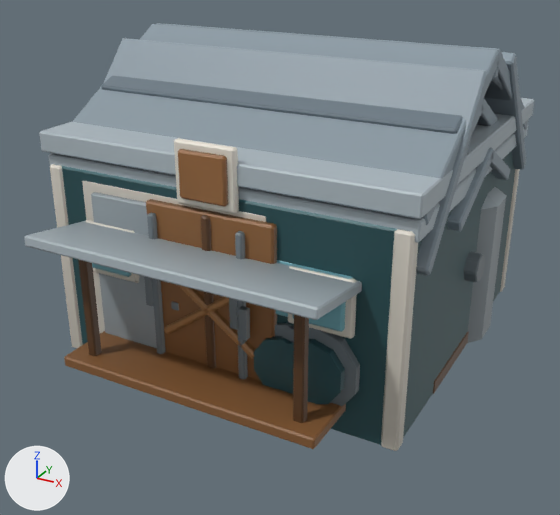
The glTF model apps/game/public/assets/models/buildings.glb: old version first, new version second.
Both versions are drawn from a camera (50 mm lens) standing at (3.63, -7.18, 4.27) and looking at (-0.05, -0.49, 0.92). Arrows for +X, +Y and +Z are at lower left; the lights stay in place. The first picture is the older version. Vertices at exactly the same position are counted once.

Objects in the first picture: 'SM_building_barn', 'SM_building_cold_store', 'SM_building_creamery', 'SM_building_mill', 'SM_building_preserve_kitchen', 'SM_building_worker_hut' and 1 more.
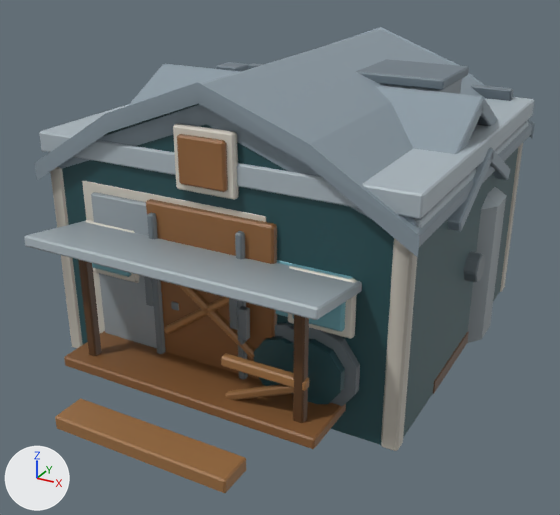
The change, as a list of edits to the scene's bpy script:
```text
Change me_sm_building_barn:
    used by ob_sm_building_barn; location = (0.0, 0.0, 0.0)
    remove me_sm_building_barn.from_pydata(...)  # 488 vertices, 892 faces; spans x -1.96..1.96, y -2.03..1.87, z 0.0..3.11
    add me_sm_building_barn.from_pydata(...)  # 418 vertices, 774 faces; spans x -1.95..1.95, y -2.03..1.96, z 0.0..3.04
    me_sm_building_barn part 1: the loose piece of 24 vertices spanning x -0.31..0.31, y -1.93..-1.85, z 1.94..2.52 is moved by (0.0, 0.0, 0.13)
    me_sm_building_barn part 2: the loose piece of 24 vertices spanning x -0.24..0.24, y -1.98..-1.89, z 2.01..2.45 is moved by (0.0, 0.0, 0.13)
    me_sm_building_barn part 3: the loose piece of 24 vertices spanning x -1.96..1.96, y -1.72..-0.42, z 1.62..3.08 is rebuilt with 52 vertices and now spans x -1.95..1.95, y -1.96..1.96, z 1.9..3.04
    me_sm_building_barn part 4: the loose piece of 24 vertices spanning x -1.89..1.89, y -0.2..1.01, z 2.55..3.11 is deleted
    me_sm_building_barn part 5: the loose piece of 24 vertices spanning x -1.89..1.89, y -1.01..0.2, z 2.55..3.11 is deleted
    me_sm_building_barn part 6: the loose piece of 24 vertices spanning x -0.05..0.05, y -1.96..-1.84, z 0.02..1.88 is deleted
    me_sm_building_barn part 7: 24 vertices removed from x -1.96..1.96, y 0.42..1.72, z 1.62..3.08; 22 vertices added at x -1.92..1.92, y -1.85..1.85, z 2.03..3.0
    me_sm_building_barn part 8: 159 kept faces spanning x -1.87..1.87, y -1.98..1.87, z 0.02..2.05 get new vertex colours; the middle colour goes from light grey #cec9bd to grey #b2aea4
    other edits to the shape of me_sm_building_barn do not show in these pictures
Change me_sm_building_mill:
    used by ob_sm_building_mill; location = (0.0, 0.0, 0.0)
    remove me_sm_building_mill.from_pydata(...)  # 344 vertices, 632 faces; spans x -1.92..1.98, y -1.91..1.76, z 0.0..3.18
    add me_sm_building_mill.from_pydata(...)  # 450 vertices, 838 faces; spans x -1.88..1.98, y -1.91..1.86, z 0.0..2.86
    me_sm_building_mill part 9: the loose piece of 24 vertices spanning x -1.92..1.92, y -1.76..0.04, z 2.06..3.18 is rebuilt with 36 vertices and now spans x -1.88..1.88, y -1.86..1.86, z 1.97..2.86
    me_sm_building_mill part 10: the loose piece of 24 vertices spanning x -1.92..1.92, y -0.04..1.76, z 2.06..3.18 is deleted
    other edits to the shape of me_sm_building_mill do not show in these pictures
Change me_sm_building_worker_hut:
    used by ob_sm_building_worker_hut; location = (0.0, 0.0, 0.0)
    remove me_sm_building_worker_hut.from_pydata(...)  # 392 vertices, 716 faces; spans x -1.83..1.83, y -2.67..1.63, z 0.0..2.74
    add me_sm_building_worker_hut.from_pydata(...)  # 464 vertices, 848 faces; spans x -1.83..1.83, y -3.11..1.63, z 0.0..2.74
    me_sm_building_worker_hut part 11: the loose piece of 24 vertices spanning x -1.36..1.36, y -2.48..-1.7, z 0.25..0.36 is copied, and the copy is scaled about its middle by (0.656, 0.421, 1.33), then moved by (0.0, -0.85, -0.16); it spans x -0.9..0.9, y -3.11..-2.77, z 0.07..0.21
    me_sm_building_worker_hut part 12: the loose piece of 24 vertices spanning x 0.41..1.03, y -1.71..-1.62, z 0.93..1.47 is copied, and the copy is scaled about its middle by (1.35, 1, 0.154), then moved by (0.06, -0.61, -0.48); it spans x 0.37..1.2, y -2.32..-2.23, z 0.67..0.77
    me_sm_building_worker_hut part 13: a new loose piece of 24 vertices spanning x 0.39..1.17, y -2.32..-2.24, z 0.32..0.72, in mat_defaultmaterial_016
```

What differs and where, as boxes (x1, y1, x2, y2) in the pictures (560 x 515 px; the box of a moved part takes in the faces that stretch with it):
'SM_building_barn', reshaped
    before: (50, 38, 526, 451)
    after: (35, 27, 535, 451)
'SM_building_worker_hut', reshaped
    before: (25, 98, 498, 449)
    after: (25, 64, 498, 493)
'SM_building_mill', reshaped (mostly hidden afterwards)
    before: (72, 23, 529, 283)
    after: (58, 62, 485, 283)
part 1 of me_sm_building_barn, moved or reshaped
    before: (174, 138, 239, 214)
    after: (173, 123, 239, 200)
part 2 of me_sm_building_barn, moved or reshaped
    before: (178, 149, 228, 207)
    after: (177, 134, 228, 192)
part 3 of me_sm_building_barn, rebuilt
    before: (104, 38, 489, 276)
    after: (35, 27, 535, 257)
part 4 of me_sm_building_barn, deleted (mostly hidden)
    before: (488, 76, 503, 91)
part 5 of me_sm_building_barn, deleted
    before: (101, 76, 462, 134)
part 6 of me_sm_building_barn, deleted
    before: (200, 215, 216, 368)
part 7 of me_sm_building_barn, moved or reshaped
    before: (484, 52, 526, 170)
    after: (63, 103, 384, 230)
part 8 of me_sm_building_barn, recoloured
    before: (50, 164, 520, 405)
    after: (50, 143, 523, 405)
part 9 of me_sm_building_mill, rebuilt (mostly hidden afterwards)
    before: (72, 24, 498, 225)
    after: (58, 105, 416, 227)
part 10 of me_sm_building_mill, deleted
    before: (157, 23, 529, 130)
part 11 of me_sm_building_worker_hut, added
    after: (55, 398, 246, 493)
part 12 of me_sm_building_worker_hut, added
    after: (221, 353, 309, 391)
part 13 of me_sm_building_worker_hut, added
    after: (225, 384, 294, 400)
